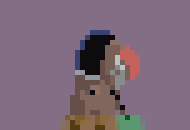
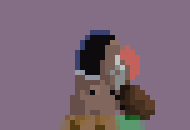
The second 190 x 130 image is a revision of the first. Changes to its layers:
added group "GiveSack" with 2 layers above "Move" over [120, 80, 155, 120]
added layer "GiveSack01.png" in group "GiveSack" over [120, 80, 145, 120]
added layer "GiveSack02.png" in group "GiveSack" over [120, 80, 155, 120]
